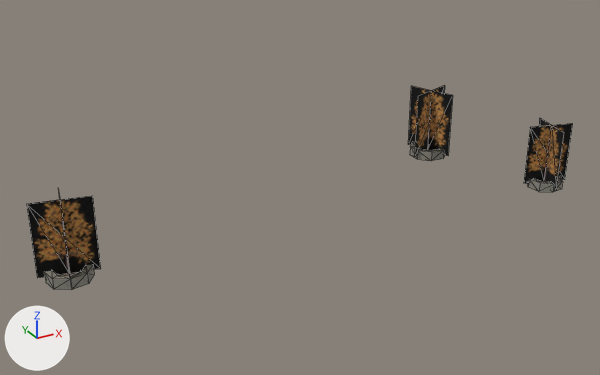
One commit to the OBJ model examples/vehicle-playground/res/models/urban/procgen-procpain-tree-park-large-x1zm2.obj: the scene before it, then after it.
Before and after are seen from a 50 mm camera at (-32.0, -41.1, 35.3) aimed at (3.8, 24.1, 2.7). Lighting does not change. The marker at lower left points along +X, +Y and +Z. The first picture is the older version. Mesh edges are drawn as thin lines. Where no turn or scale is listed for an object, it has been applied to the vertices. Vertices at exactly the same position are counted once.

Objects in the first picture: 'procgen-procpain-tree-park-large-x1zm2'.
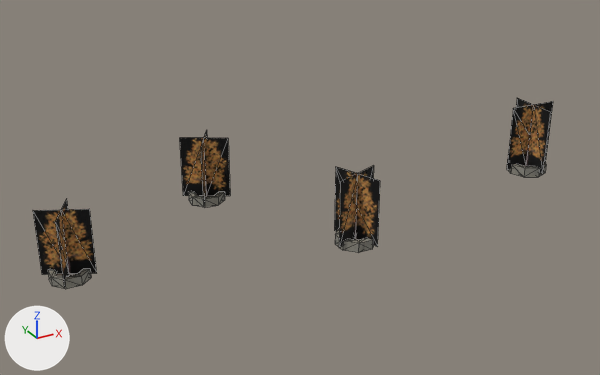
Edits to the bpy script that builds the scene:
```text
Change me_procgen_procpain_tree_park_large_x1zm2:
    used by ob_procgen_procpain_tree_park_large_x1zm2; location = (0.0, 0.0, 0.0)
    remove me_procgen_procpain_tree_park_large_x1zm2.from_pydata(...)  # 126 vertices, 204 faces; spans x -22.0..32.1, y 15.2..33.4, z 0.0..7.7
    add me_procgen_procpain_tree_park_large_x1zm2.from_pydata(...)  # 168 vertices, 272 faces; spans x -21.5..33.7, y 13.7..33.4, z 0.0..7.6
    me_procgen_procpain_tree_park_large_x1zm2 part 1: the loose piece of 10 vertices spanning x -22.0..-16.9, y 19.5..24.7, z 0.5..7.3 is turned 75.2 degrees about the z axis through its middle and scaled by 0.88, then moved by (0.0, 0.0, -0.5)
    me_procgen_procpain_tree_park_large_x1zm2 part 2: the loose piece of 10 vertices spanning x 21.9..27.0, y 28.2..33.4, z 0.5..7.7 is turned 40.5 degrees about the z axis through its middle and scaled by 0.877, then moved by (-27.5, 0.5, -0.5)
    me_procgen_procpain_tree_park_large_x1zm2 part 3: the loose piece of 10 vertices spanning x 27.4..32.1, y 15.2..19.8, z 0.5..6.8 is turned -54.5 degrees about the z axis through its middle and scaled by 1.02, then moved by (-24.6, -1.5, 0.1)
    me_procgen_procpain_tree_park_large_x1zm2 part 4: the loose piece of 10 vertices spanning x 27.4..32.1, y 15.2..19.8, z 0.5..6.8 is copied, and the copy is turned 11.6 degrees about the z axis through its middle and scaled by 1.13, then moved by (1.2, 4.1, 0.5); it spans x 28.3..33.7, y 18.9..24.3, z 0.5..7.6
    me_procgen_procpain_tree_park_large_x1zm2 part 5: the loose piece of 32 vertices spanning x -21.4..-17.5, y 20.1..24.1, z 0.0..1.0 is turned 75.2 degrees about the z axis through its middle and scaled by 0.88, then moved by (0.0, 0.0, -0.1)
    me_procgen_procpain_tree_park_large_x1zm2 part 6: the loose piece of 32 vertices spanning x 22.5..26.4, y 28.8..32.8, z 0.0..1.1 is turned 40.5 degrees about the z axis through its middle and scaled by 0.877, then moved by (-27.5, 0.5, -0.1)
    me_procgen_procpain_tree_park_large_x1zm2 part 7: the loose piece of 32 vertices spanning x 28.0..31.6, y 15.7..19.3, z 0.0..0.9 is turned -54.4 degrees about the z axis through its middle and scaled by 1.02, then moved by (-24.6, -1.5, 0.0)
    me_procgen_procpain_tree_park_large_x1zm2 part 8: the loose piece of 32 vertices spanning x 28.0..31.6, y 15.7..19.3, z 0.0..0.9 is copied, and the copy is turned 11.6 degrees about the z axis through its middle and scaled by 1.13, then moved by (1.2, 4.1, 0.1); it spans x 28.9..33.1, y 19.5..23.7, z 0.0..1.0
```

What differs and where, as boxes (x1, y1, x2, y2) in the pictures (600 x 375 px; the box of a moved part takes in the faces that stretch with it):
'procgen-procpain-tree-park-large-x1zm2', reshaped (7% shorter): before (27, 85, 573, 290); after (33, 98, 553, 289)
part 1 of me_procgen_procpain_tree_park_large_x1zm2, moved or reshaped: before (27, 196, 101, 278); after (33, 199, 97, 287)
part 2 of me_procgen_procpain_tree_park_large_x1zm2, moved or reshaped: before (408, 85, 453, 156); after (180, 130, 230, 204)
part 3 of me_procgen_procpain_tree_park_large_x1zm2, moved or reshaped: before (524, 118, 573, 190); after (334, 166, 380, 248)
part 4 of me_procgen_procpain_tree_park_large_x1zm2, added: after (507, 98, 553, 174)
part 5 of me_procgen_procpain_tree_park_large_x1zm2, moved or reshaped: before (44, 264, 94, 290); after (48, 269, 91, 289)
part 6 of me_procgen_procpain_tree_park_large_x1zm2, moved or reshaped: before (410, 142, 445, 161); after (188, 192, 225, 208)
part 7 of me_procgen_procpain_tree_park_large_x1zm2, moved or reshaped: before (527, 176, 563, 192); after (335, 228, 374, 253)
part 8 of me_procgen_procpain_tree_park_large_x1zm2, added: after (507, 159, 546, 177)
